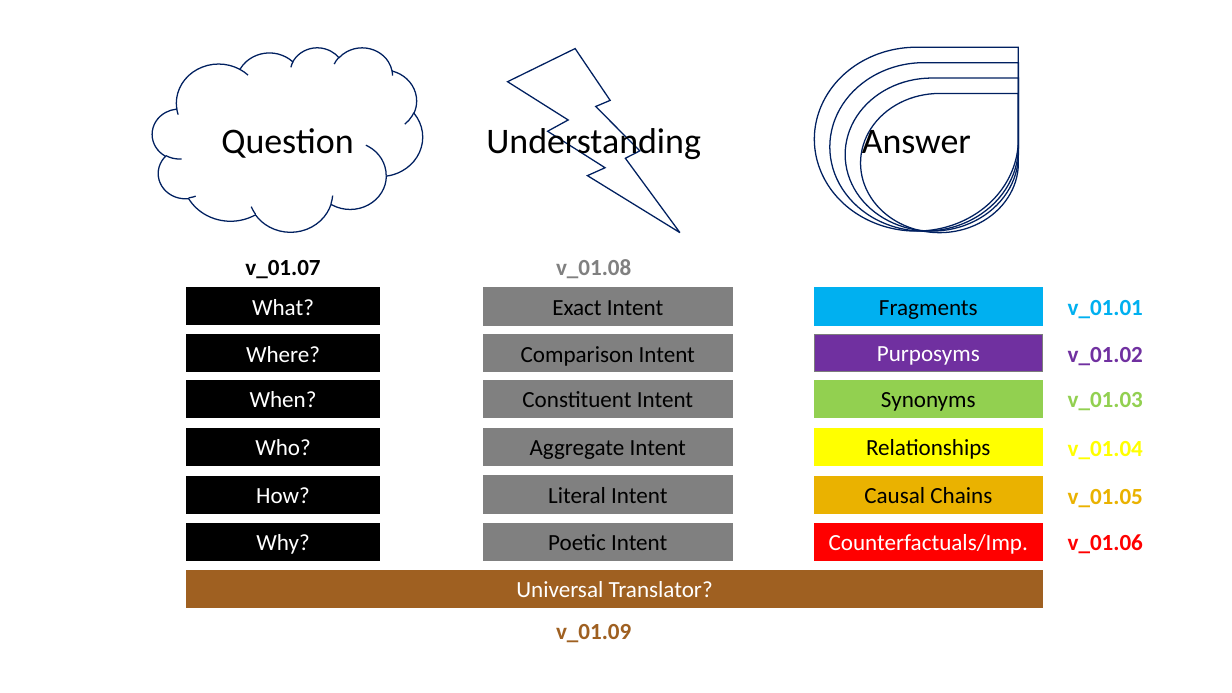
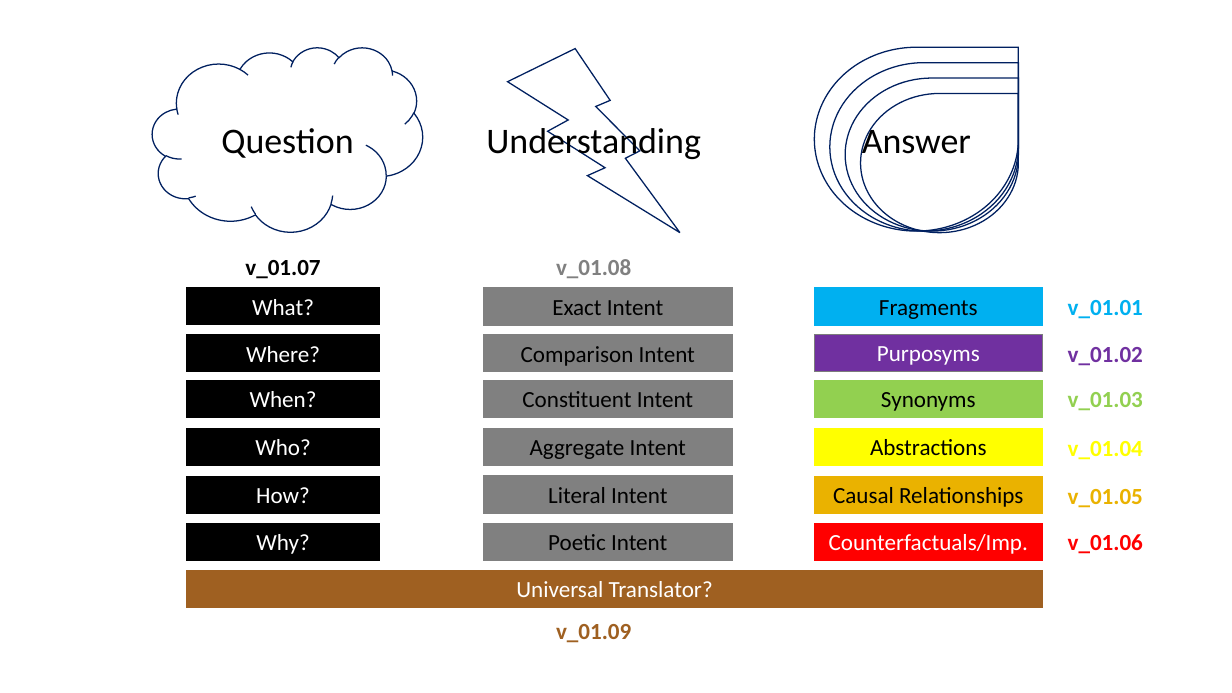
Before and after one commit to Scarlett-Pimpernell/Obsidian-Anchor-Database, a slide deck: slide 1 of Obsidian_Unstructured_Data_Search_Engine/Obsidian_UDSE_Plan_Phase_01.pptx. Drawn at 1232x693 pixels with LibreOffice and Linux fonts; fonts in the diff are those of the drawing. Boxes give left, top, right and bottom in pixels: in the first picture for what was removed or moved away, otherwise in the second. Text is boxed around its words. In the diff, an @@ line names an element or a change of style, - is before the commit and + after.

```diff
--- a/Obsidian_Unstructured_Data_Search_Engine/Obsidian_UDSE_Plan_Phase_01.pptx
+++ b/Obsidian_Unstructured_Data_Search_Engine/Obsidian_UDSE_Plan_Phase_01.pptx
@@ text in rectangle at (x1=870, y1=439, x2=986, y2=455): text changed @@
-Relationships
+Abstractions
@@ text in rectangle at (x1=833, y1=487, x2=1023, y2=507): text changed @@
-Causal Chains
+Causal Relationships
```
Also in this commit, not shown: 1 other file.
